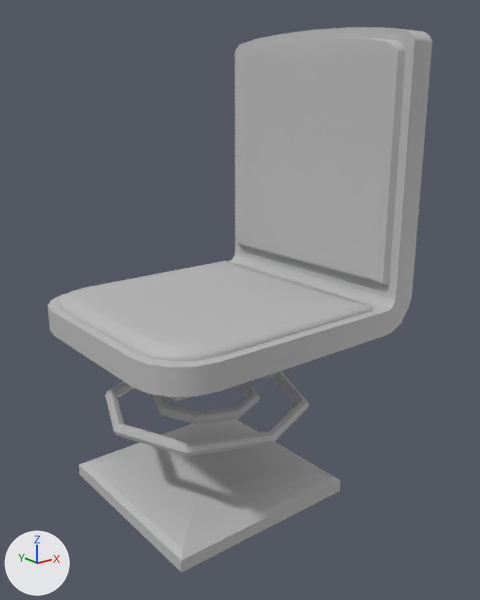
Two versions of the FBX model Stencil_Buffer_Masking_HDRP/Assets/_Developers/Spencer/Meshes/Chair.fbx, one commit apart.
One viewpoint serves both versions: a camera (50 mm lens) standing at (-0.145, -0.204, 0.16) and looking at (0.012, -0.008, 0.082). The axes (+X, +Y, +Z) are drawn at lower left. The lights are the same throughout. Where no turn or scale is listed for an object, it has been applied to the vertices.
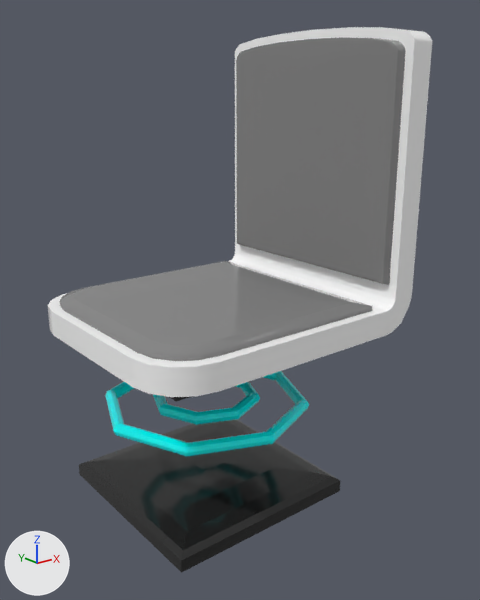
What changed in the scene script:
```text
Add mat_desk_aistandardsurface3:
    mat_desk_aistandardsurface3 = principled_material('Desk:aiStandardSurface3')
    mat_desk_aistandardsurface3.base_color = (0.0, 1.0, 1.0)  # cyan #00ffff
    mat_desk_aistandardsurface3.roughness = 0.1
Add mat_desk_desk_base:
    mat_desk_desk_base = principled_material('Desk:Desk_Base')
    mat_desk_desk_base.base_color = (0.017, 0.017, 0.017)  # black #232323
    mat_desk_desk_base.roughness = 0.1
Add mat_desk_desk:
    mat_desk_desk = principled_material('Desk:Desk')
    mat_desk_desk.base_color = (1.0, 1.0, 1.0)  # white #ffffff
    mat_desk_desk.roughness = 0.1
Add mat_cushin:
    mat_cushin = principled_material('Cushin')
    mat_cushin.base_color = (0.233, 0.233, 0.233)  # grey #858585
    mat_cushin.roughness = 0.1
Change me_mesh_002:
    where me_mesh_002.from_pydata(...)  # 24 vertices, 44 faces; spans x -0.04..0.04, y -0.04..0.04, z -0.0001..0.01
    remove me_mesh_002.materials.append(mat_lambert1)  # grey #bcbcbc
    add me_mesh_002.materials.append(mat_desk_desk_base)  # black #232323
Change me_mesh_001:
    where me_mesh_001.from_pydata(...)  # 64 vertices, 128 faces; spans x -0.0425..0.0425, y -0.0425..0.0425, z -0.0025..0.0025
    remove me_mesh_001.materials.append(mat_lambert1)  # grey #bcbcbc
    add me_mesh_001.materials.append(mat_desk_aistandardsurface3)  # cyan #00ffff
Change me_mesh:
    where me_mesh.from_pydata(...)  # 64 vertices, 128 faces; spans x -0.0225..0.0225, y -0.0225..0.0225, z -0.0025..0.0025
    remove me_mesh.materials.append(mat_lambert1)  # grey #bcbcbc
    add me_mesh.materials.append(mat_desk_aistandardsurface3)  # cyan #00ffff
Change me_mesh_003:
    where me_mesh_003.from_pydata(...)  # 249 vertices, 494 faces; spans x -0.05..0.065, y -0.05..0.05, z -0.0138..0.1088
    used by ob_pcube1; location = (0.0, 0.0, 0.075)
    me_mesh_003 part 1: 145 of the faces centred in x -0.05..0.065, y -0.05..0.05, z -0.005..0.0404 switch from mat_lambert1 (grey #bcbcbc) to mat_desk_desk (white #ffffff)
    me_mesh_003 part 2: 92 of the faces centred in x 0.055..0.065, y -0.05..0.05, z 0.0672..0.1086 switch from mat_lambert1 (grey #bcbcbc) to mat_desk_desk (white #ffffff)
    me_mesh_003 part 3: all 64 faces centred in x -0.04..0.04, y -0.04..0.04, z -0.0138..-0.0065 switch from mat_lambert1 (grey #bcbcbc) to mat_desk_desk_base (black #232323)
    me_mesh_003 part 4: 193 of the faces centred in x -0.0461..0.0541, y -0.0461..0.0461, z 0.0056..0.1051 switch from mat_lambert1 (grey #bcbcbc) to mat_cushin (grey #858585)
```

Changed parts and their boxes [x1, y1, x2, y2] in the pictures (480 x 600 px):
'pCube2', recoloured (grey to black)
    both: [79, 419, 340, 573]
'pTorus1', recoloured (grey to cyan)
    both: [105, 371, 309, 456]
'pTorus2', recoloured (grey to cyan)
    both: [153, 382, 260, 425]
part 1 of me_mesh_003, recoloured (grey to white)
    both: [48, 161, 421, 397]
part 2 of me_mesh_003, recoloured (grey to white)
    both: [235, 27, 432, 183]
part 3 of me_mesh_003, recoloured
    both: [170, 396, 192, 401]
part 4 of me_mesh_003, recoloured
    both: [60, 37, 406, 361]
